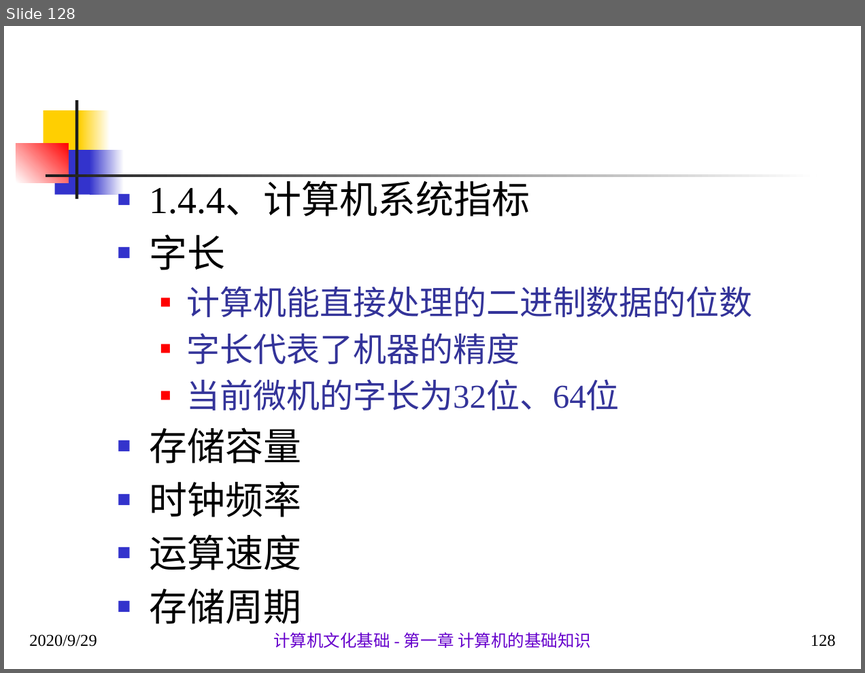
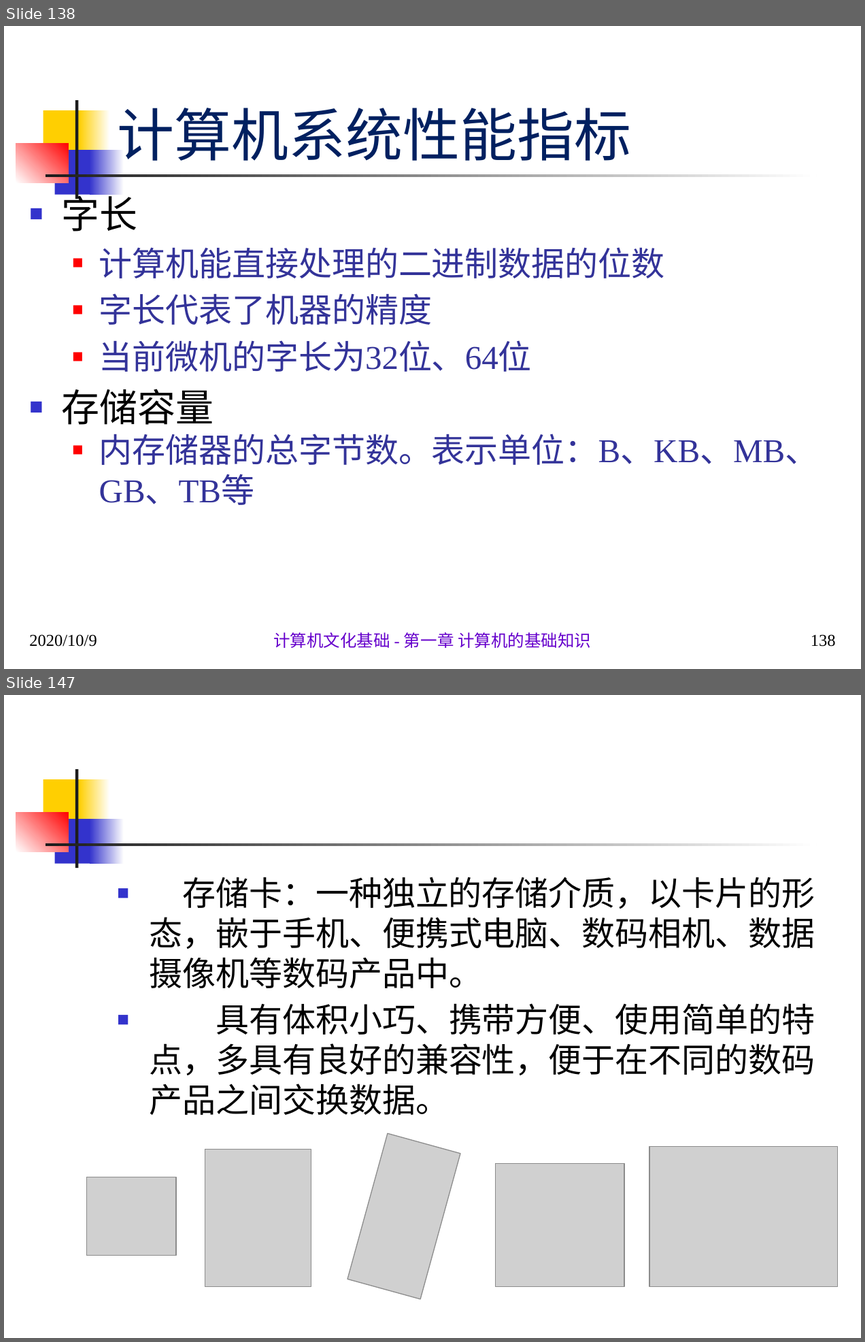
Before and after one commit to sans123wx/class, a slide deck: 计算机应用基础/第1章计算机基础/第1.1章 计算机概述 .pptx. Shown one above the other, each under a label of ours: slide 128 before the commit, slides 138 and 147 after it; the slides between them are not shown. The pictures are 865x673 and 865x1342 pixels, drawn with LibreOffice and Linux fonts; fonts in the diff are those of the drawing; grey boxes stand for pictures. Boxes give left, top, right and bottom in pixels: in the first picture for what was removed or moved away, otherwise in the second. Text is boxed around its words. In the diff, an @@ line names an element or a change of style, - is before the commit and + after.

```diff
--- a/计算机应用基础/第1章计算机基础/第1.1章 计算机概述 .pptx
+++ b/计算机应用基础/第1章计算机基础/第1.1章 计算机概述 .pptx
@@ slide 147 added at bbox=[4, 695, 861, 1338], background #FFFFFF; not listed: 7 template elements that a slide beside it also shows @@
@@ text added at bbox=[150, 877, 815, 1115], 28 pt, text #000000 @@
+■ 存储卡：一种独立的存储介质，以卡片的形态，嵌于手机、便携式电脑、数码相机、数据摄像机等数码产品中。
+■ 具有体积小巧、携带方便、使用简单的特点，多具有良好的兼容性，便于在不同的数码产品之间交换数据。
@@ group added at bbox=[86, 1133, 837, 1299]: 5 pictures @@
@@ what was slide 128 is now slide 138 @@
@@ slide 138 changed as well @@
@@ title added at bbox=[117, 108, 631, 161], 48 pt, text #002060 @@
+计算机系统性能指标
@@ text "字长": place and size @@
-text "字长" at bbox=[150, 184, 753, 624]
+text "字长" at bbox=[62, 189, 819, 505]
@@ text at bbox=[150, 184, 530, 216]: paragraph removed @@
-■ 1.4.4、计算机系统指标
@@ text at bbox=[99, 433, 819, 505]: text changed; size 32 to 28 pt; text colour #000000 to #333399 @@
-■ 时钟频率
-■ 运算速度
-■ 存储周期
+  ■ 内存储器的总字节数。表示单位：B、KB、MB、GB、TB等
@@ text at bbox=[29, 634, 96, 646]: text changed @@
-2020/9/29
+2020/10/9
@@ page number at bbox=[810, 634, 836, 646]: text changed @@
-128
+138
```
Also in this commit, not shown: 87 other slides changed, 15 other slides added, 2 other files.
